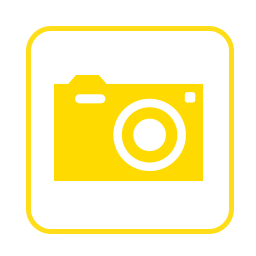
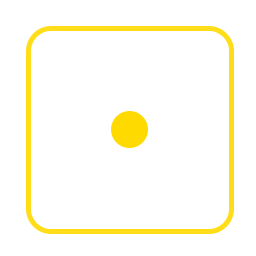
Two versions of the same layered image (256px x 256px). Layer-by-layer changes:
added layer "Ellipse 1" (2nd of 2) above "Shape 1" over left=111, top=111, right=148, bottom=148
hid "Shape 1" over left=54, top=75, right=203, bottom=181
